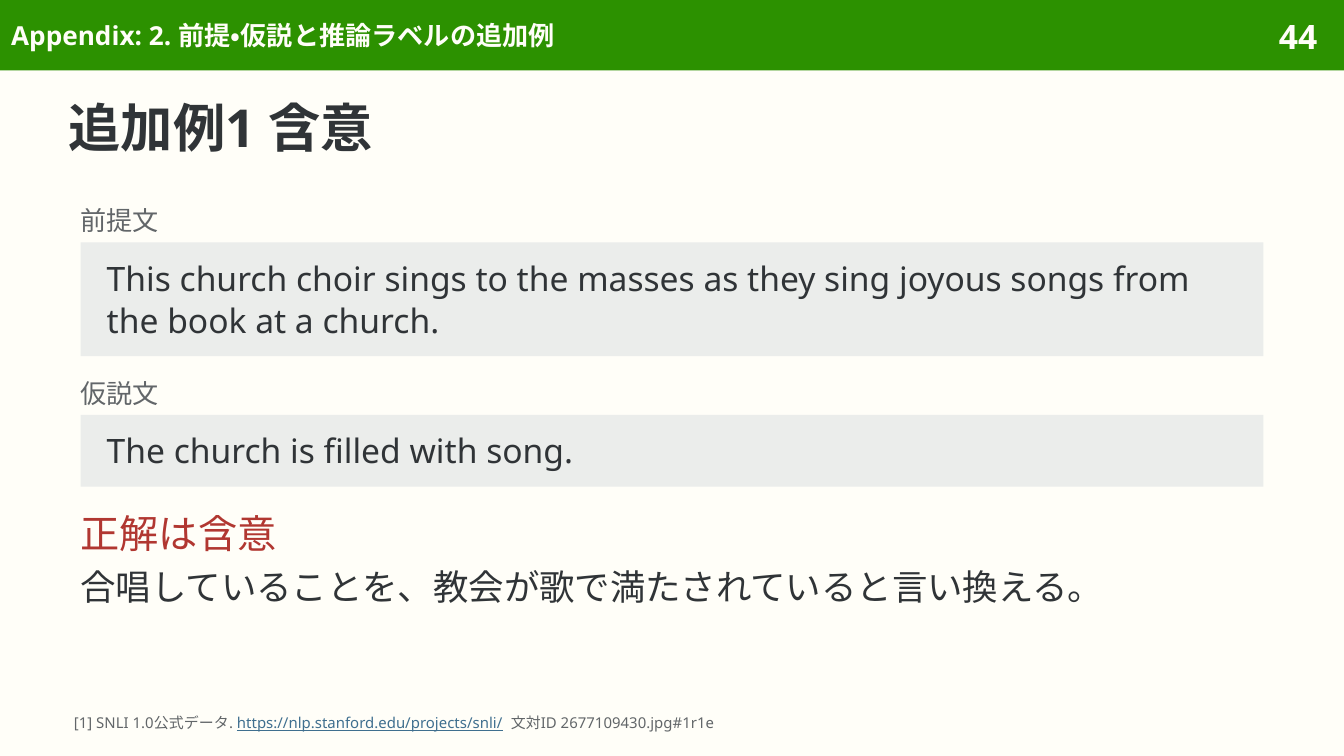
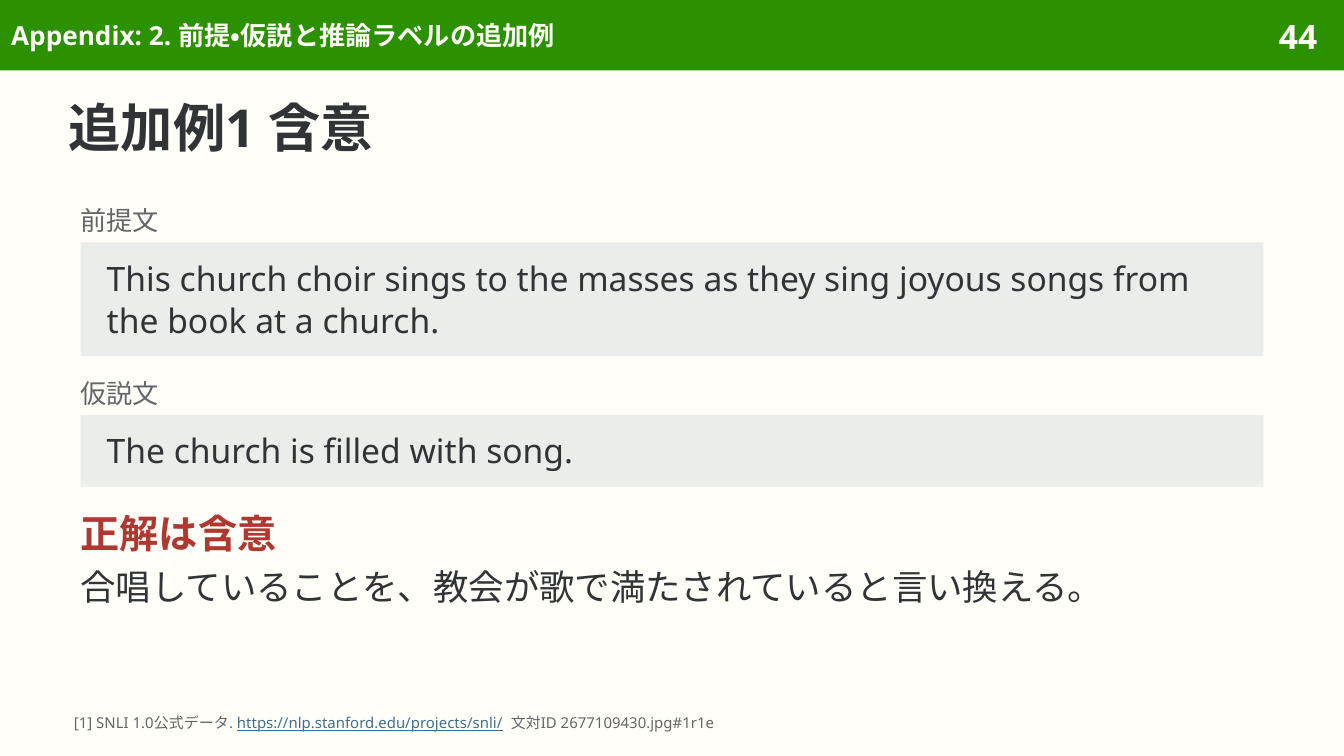
Before and after one commit to sasakiy84/datasets-in-10-minutes, a slide deck: slide 44 of slides/datasets-in-10-minutes-snli.pptx. Drawn at 1344x756 pixels with LibreOffice and Linux fonts; fonts in the diff are those of the drawing. Boxes give left, top, right and bottom in pixels: in the first picture for what was removed or moved away, otherwise in the second. Text is boxed around its words. In the diff, an @@ line names an element or a change of style, - is before the commit and + after.

```diff
--- a/slides/datasets-in-10-minutes-snli.pptx
+++ b/slides/datasets-in-10-minutes-snli.pptx
@@ text "正解は含意" at [81,514,277,552]: bold on @@
```
Also in this commit, not shown: 14 other slides changed, 6 other files.
